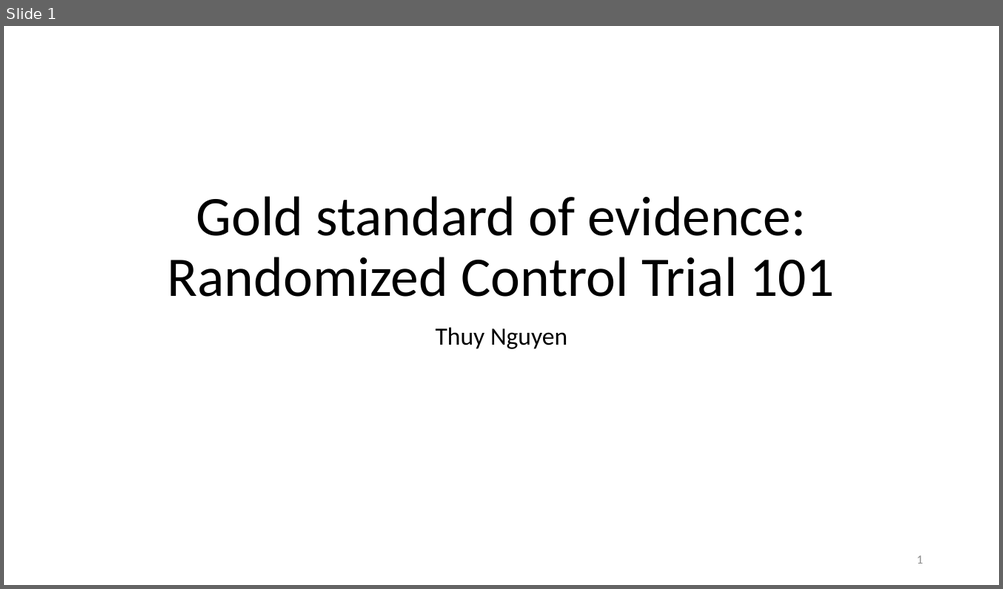
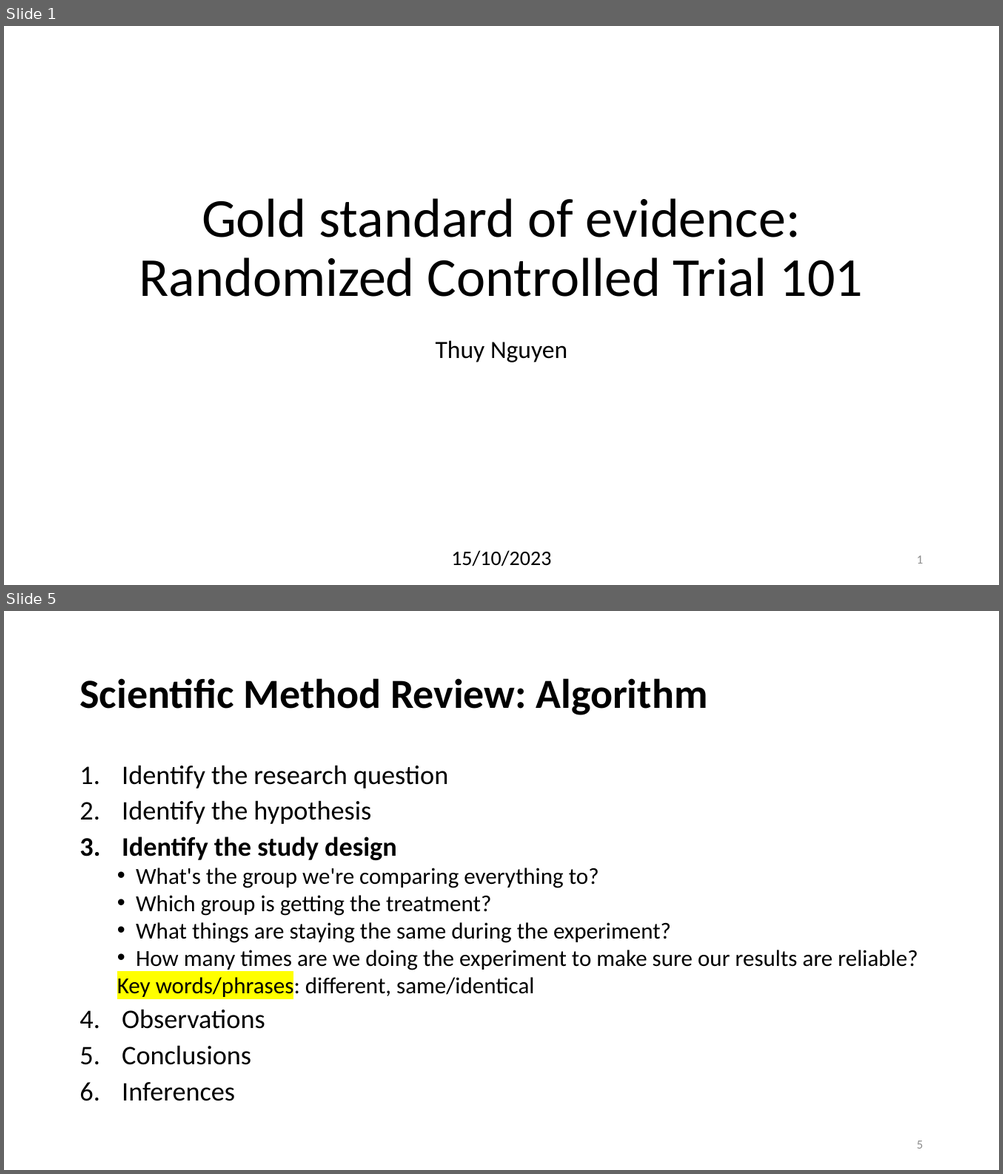
Before and after one commit to thuydtng/Adult-Education, a slide deck: Randomized Control Trial.pptx. Shown one above the other, each under a label of ours: slide 1 before the commit, slides 1 and 5 after it; the slides between them are not shown. The pictures are 1003x589 and 1003x1174 pixels, drawn with LibreOffice and Linux fonts; fonts in the diff are those of the drawing. Boxes give left, top, right and bottom in pixels: in the first picture for what was removed or moved away, otherwise in the second. Text is boxed around its words. In the diff, an @@ line names an element or a change of style, - is before the commit and + after.

Commit message:
Scientific method review

```diff
--- a/Randomized Control Trial.pptx
+++ b/Randomized Control Trial.pptx
@@ slide 5 added at (4,611,999,1170), background #FFFFFF @@
@@ title added at (79,678,708,715), 40 pt, text #000000, bold @@
+Scientific Method Review: Algorithm
@@ text added at (117,765,917,1102), 22.2 pt, text #000000 @@
+1. Identify the research question
+2. Identify the hypothesis
+3. Identify the study design
+  • What's the group we're comparing everything to?
+  • Which group is getting the treatment?
+  • What things are staying the same during the experiment?
+  • How many times are we doing the experiment to make sure our results are reliable?
+  Key words/phrases: different, same/identical
+4. Observations
+5. Conclusions
+6. Inferences
@@ page number added at (916,1141,922,1149), 12 pt, text #8C8C8C @@
+5
@@ slide 1 changed as well @@
@@ title at (139,198,863,297): text changed; size 54 to 53 pt @@
-Gold standard of evidence:
-Randomized Control Trial 101
+Gold standard of evidence:
+Randomized Controlled Trial 101
@@ subtitle "Thuy Nguyen": place and size @@
-subtitle "Thuy Nguyen" at (435,327,567,349)
+subtitle "Thuy Nguyen" at (435,340,567,363)
@@ text added at (451,551,551,567), 20 pt, text #000000 @@
+15/10/2023
```
Also in this commit, not shown: 15 other slides changed, 7 other slides added, 1 other file.
